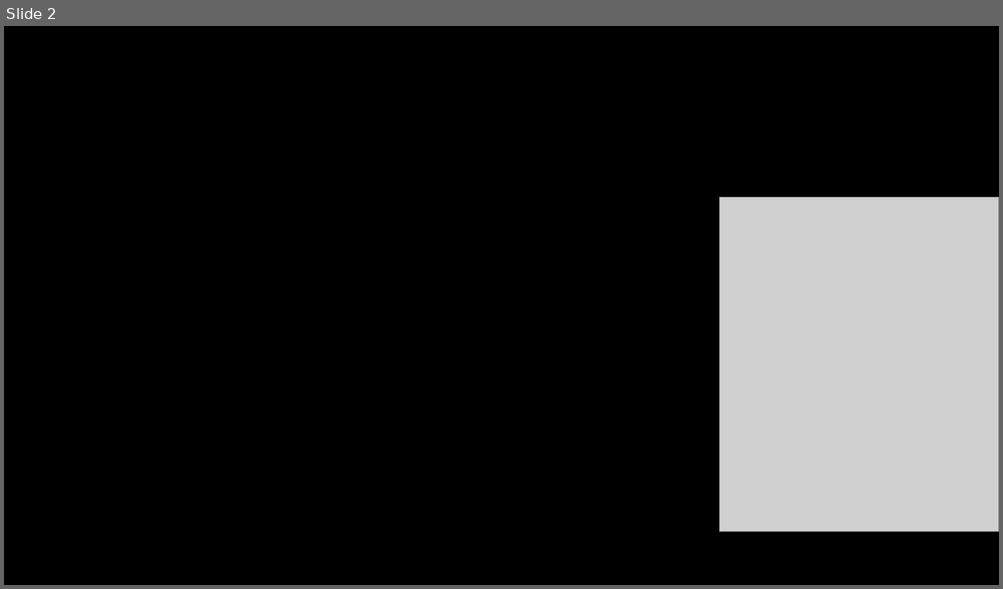
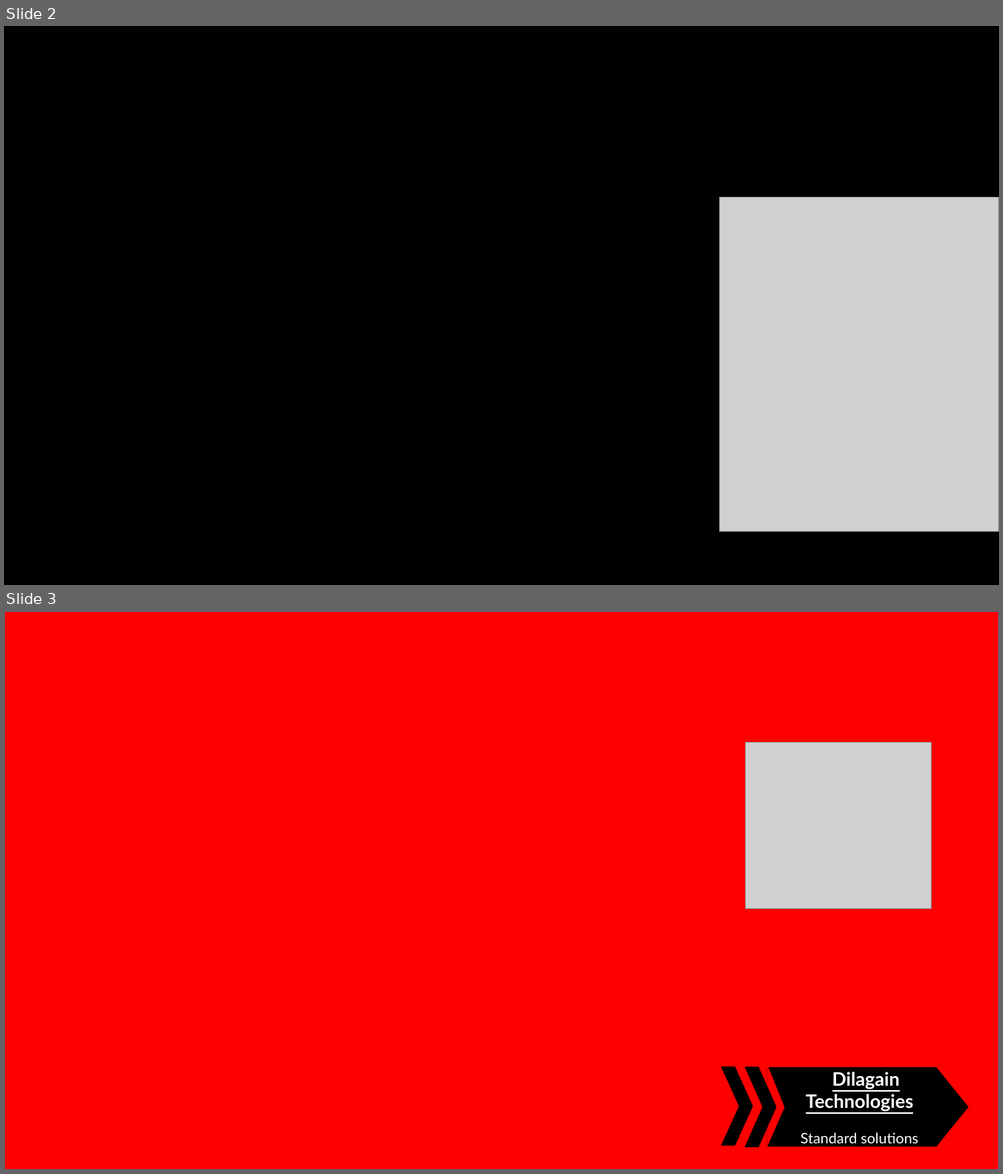
Before and after one commit to Nyotabenson/dilagain_web_page, a slide deck: images/images.pptx. Shown one above the other, each under a label of ours: slide 2 before the commit, slides 2 and 3 after it. The pictures are 1003x589 and 1003x1174 pixels, drawn with LibreOffice and Linux fonts; fonts in the diff are those of the drawing; grey boxes stand for pictures. Boxes give left, top, right and bottom in pixels: in the first picture for what was removed or moved away, otherwise in the second. Text is boxed around its words. In the diff, an @@ line names an element or a change of style, - is before the commit and + after.

```diff
--- a/images/images.pptx
+++ b/images/images.pptx
@@ slide 3 added at [4, 611, 999, 1170], background #FFFFFF @@
@@ rectangle added at [4, 611, 999, 1170], fill #FF0000, outline #43739E 1 pt @@
@@ picture added at [745, 742, 930, 909] @@
@@ group added at [722, 1065, 968, 1148]: 2 chevrons, 1 pentagon arrow, 1 triangle @@
+Dilagain Technologies
+Standard solutions
```
Also in this commit, not shown: 3 other files.
